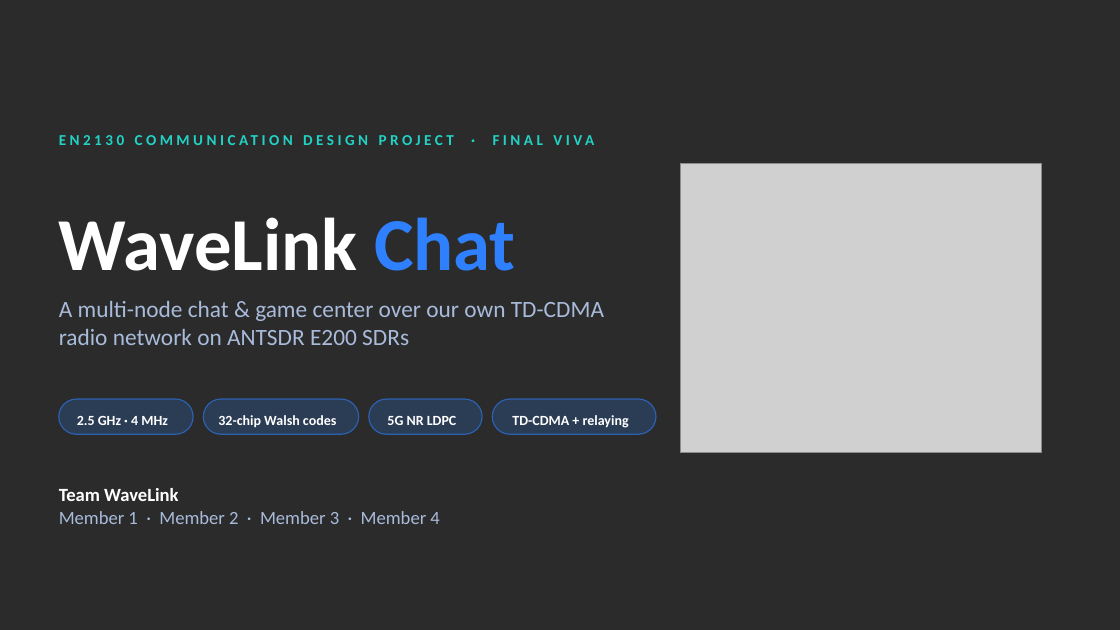
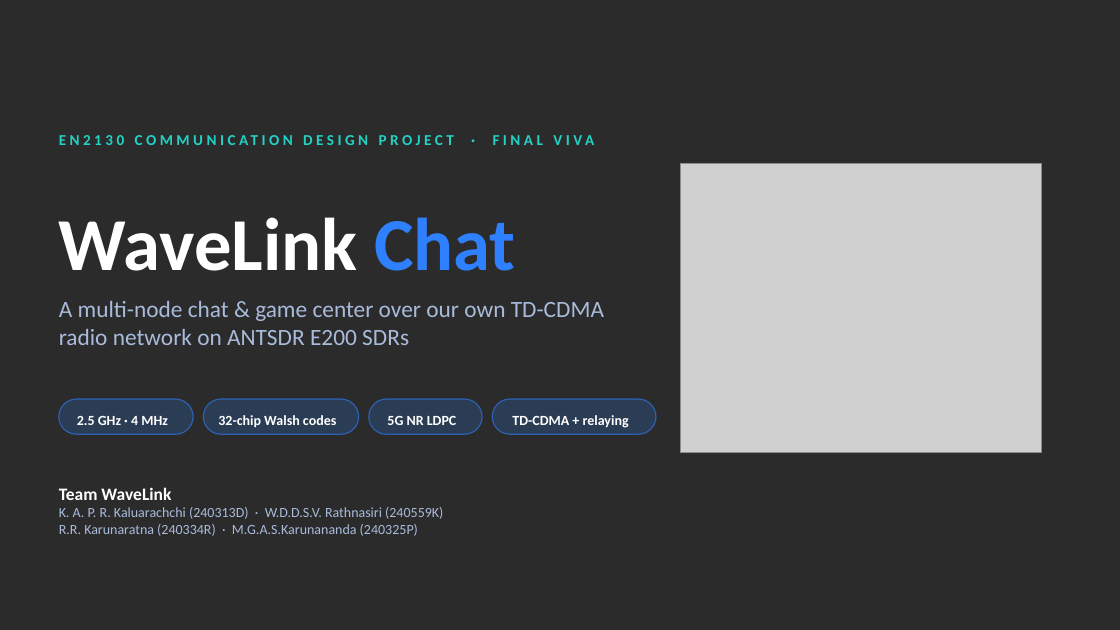
Before and after one commit to pxn-ai/WaveLink, a slide deck: slide 1 of WaveLink_App_Final/WaveLink_Chat_Final_Viva.pptx. Drawn at 1120x630 pixels with LibreOffice and Linux fonts; fonts in the diff are those of the drawing; grey boxes stand for pictures; background and template pictures are left out; a plain dark background stands for a picture behind light text. Boxes give left, top, right and bottom in pixels: in the first picture for what was removed or moved away, otherwise in the second. Text is boxed around its words. In the diff, an @@ line names an element or a change of style, - is before the commit and + after.

```diff
--- a/WaveLink_App_Final/WaveLink_Chat_Final_Viva.pptx
+++ b/WaveLink_App_Final/WaveLink_Chat_Final_Viva.pptx
@@ text at bbox=[59, 507, 443, 536]: text changed; size 16 to 12 pt @@
-Member 1 · Member 2 · Member 3 · Member 4
+K. A. P. R. Kaluarachchi (240313D) · W.D.D.S.V. Rathnasiri (240559K)
+R.R. Karunaratna (240334R) · M.G.A.S.Karunananda (240325P)
@@ text at bbox=[59, 487, 171, 500]: size 16 to 15 pt in "Team WaveLink" @@
```
Also in this commit, not shown: 3 other slides changed, 6 other files.
